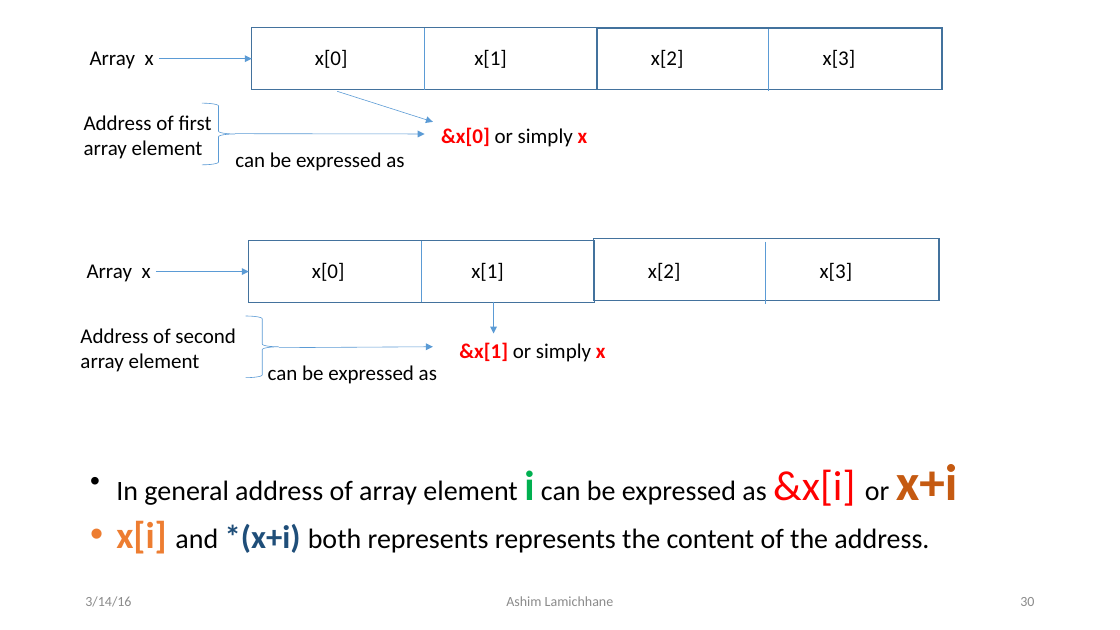
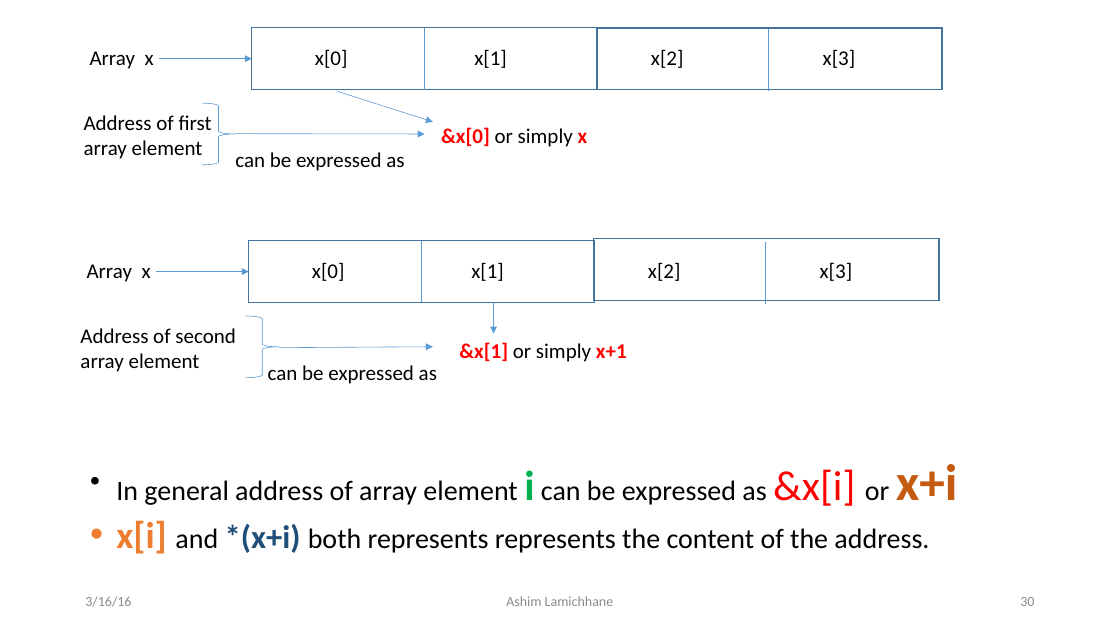
Before and after one commit to ashim888/csit-c, a slide deck: slide 30 of Unit 8/pointer.pptx. Drawn at 1120x630 pixels with LibreOffice and Linux fonts; fonts in the diff are those of the drawing. Boxes give left, top, right and bottom in pixels: in the first picture for what was removed or moved away, otherwise in the second. Text is boxed around its words. In the diff, an @@ line names an element or a change of style, - is before the commit and + after.

```diff
--- a/Unit 8/pointer.pptx
+++ b/Unit 8/pointer.pptx
@@ text at [459,342,627,362]: text changed; text colour #000000 to #FF0000; bold on @@
-&x[1] or simply x
+&x[1] or simply x+1
@@ text at [85,596,131,607]: text changed @@
-3/14/16
+3/16/16
```
Also in this commit, not shown: 43 other slides changed.
